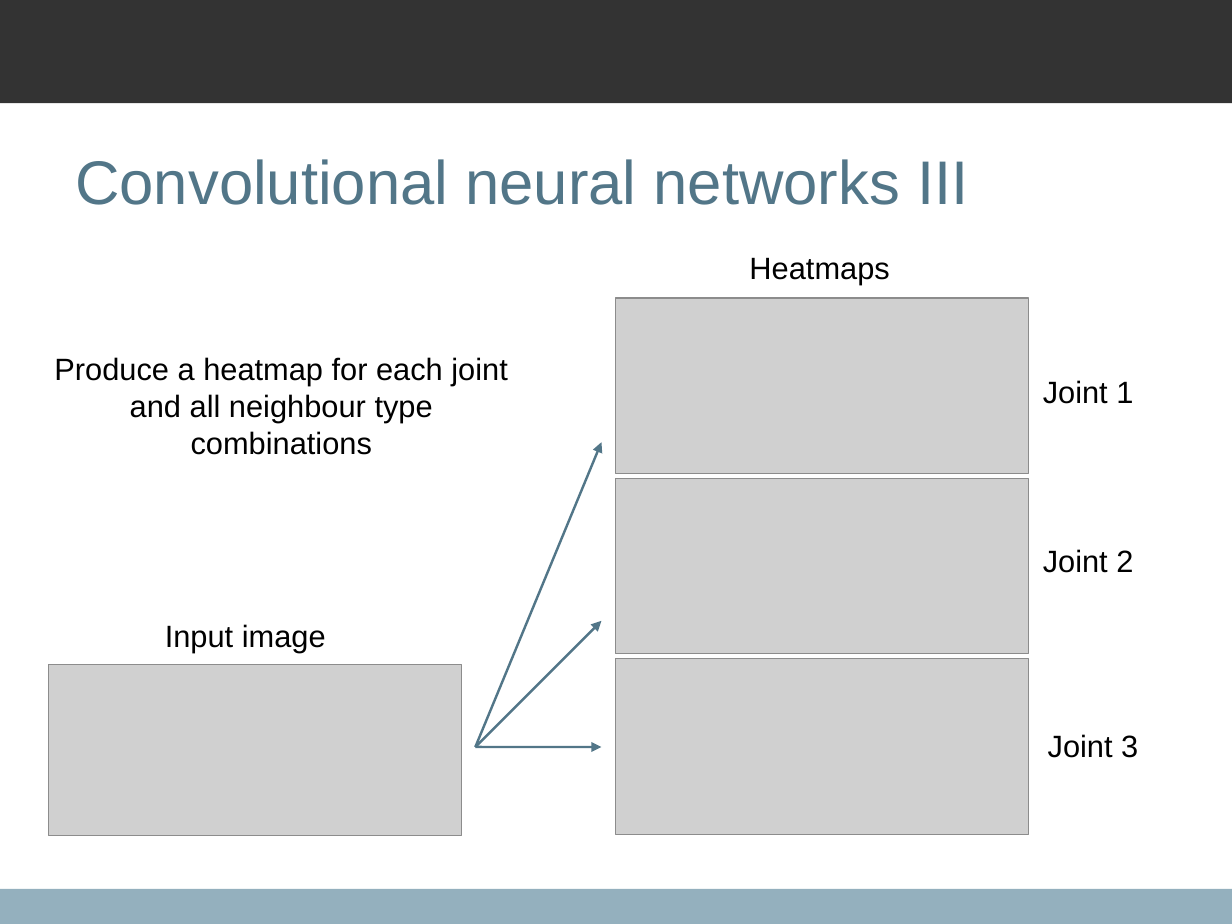
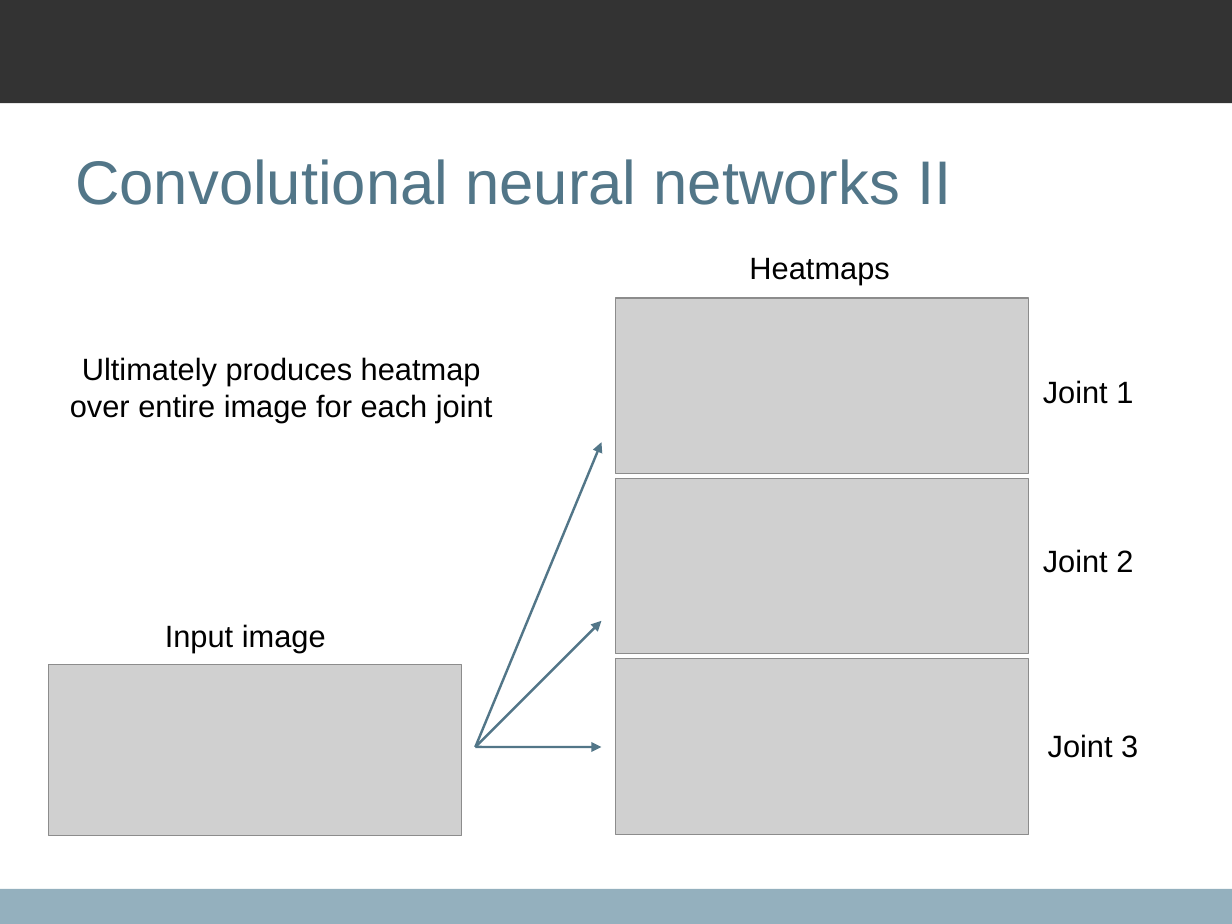
Before and after one commit to qxcv/comp2560, a slide deck: slide 9 of presentation/presentation.odp. Drawn at 1232x924 pixels with LibreOffice and Linux fonts; fonts in the diff are those of the drawing; grey boxes stand for pictures; background and template pictures are left out. Boxes give left, top, right and bottom in pixels: in the first picture for what was removed or moved away, otherwise in the second. Text is boxed around its words. In the diff, an @@ line names an element or a change of style, - is before the commit and + after.

```diff
--- a/presentation/presentation.odp
+++ b/presentation/presentation.odp
@@ title at (75, 159, 951, 205): text changed @@
-Convolutional neural networks III
+Convolutional neural networks II
@@ text at (70, 357, 492, 423): text changed @@
-Produce a heatmap for each joint and all neighbour type combinations
+Ultimately produces heatmap over entire image for each joint
```
Also in this commit, not shown: 3 other slides changed, 2 slides removed.
